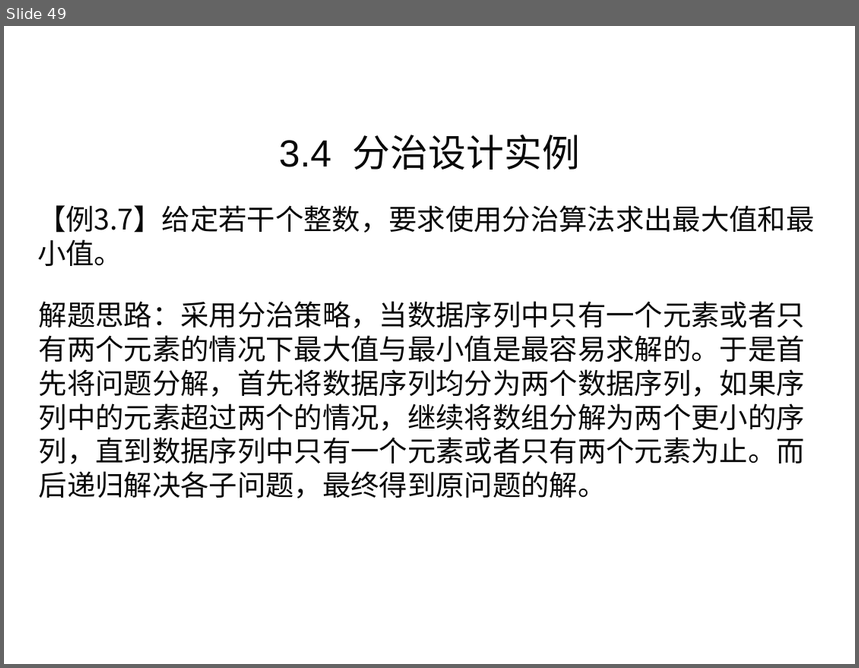
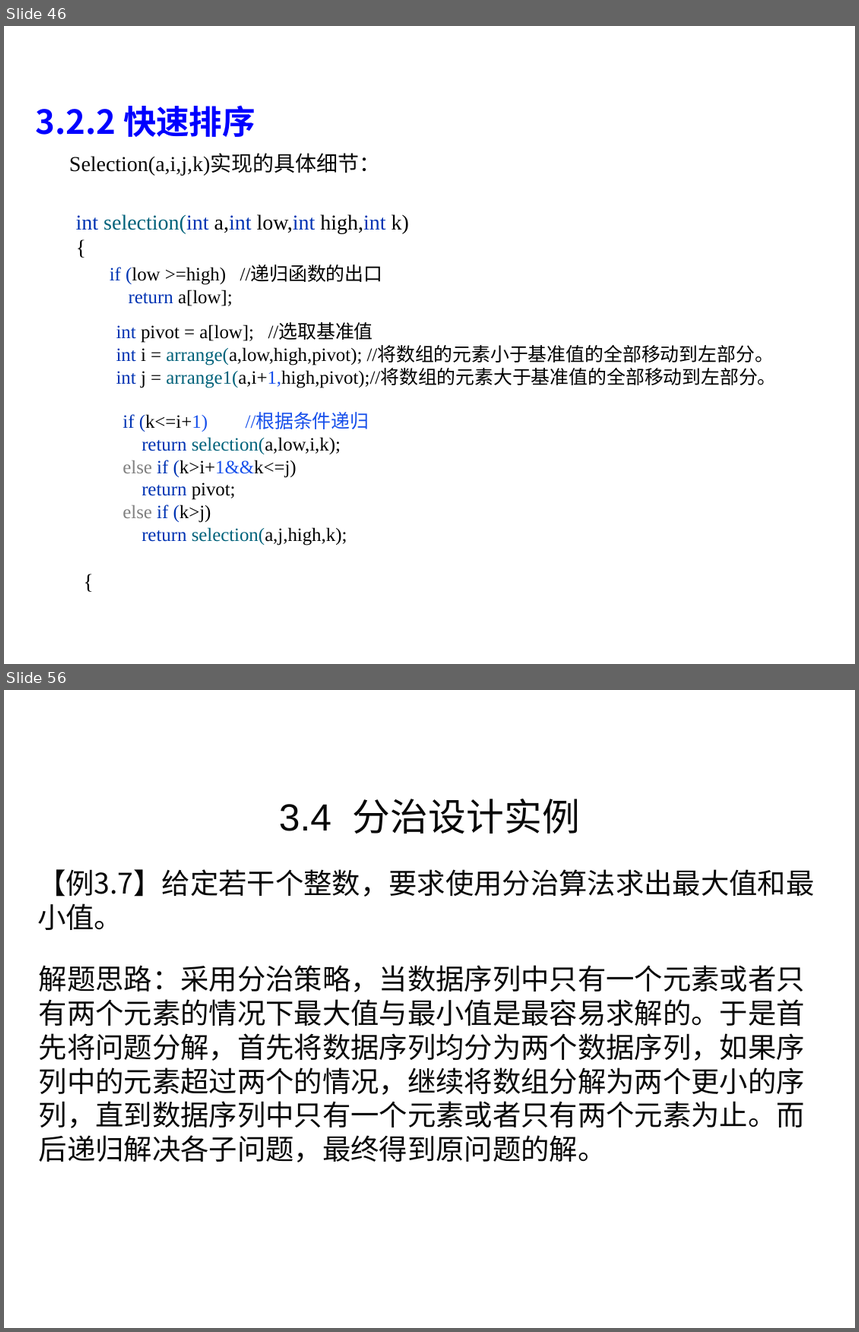
Before and after one commit to liutongling/DP, a slide deck: file/第3章 分治法计.pptx. Shown one above the other, each under a label of ours: slide 49 before the commit, slides 46 and 56 after it; the slides between them are not shown. The pictures are 859x668 and 859x1332 pixels, drawn with LibreOffice and Linux fonts; fonts in the diff are those of the drawing; background and template pictures are left out. Boxes give left, top, right and bottom in pixels: in the first picture for what was removed or moved away, otherwise in the second. Text is boxed around its words. In the diff, an @@ line names an element or a change of style, - is before the commit and + after.

```diff
--- a/file/第3章 分治法计.pptx
+++ b/file/第3章 分治法计.pptx
@@ slide 46 added at (x1=4, y1=26, x2=855, y2=664), background #FFFFFF @@
@@ text added at (x1=36, y1=105, x2=256, y2=137), 28 pt, text #0000FF, bold @@
+3.2.2 快速排序
@@ text added at (x1=69, y1=154, x2=381, y2=175), 18 pt, text #080808 @@
+Selection(a,i,j,k)实现的具体细节：
@@ text added at (x1=76, y1=214, x2=409, y2=233), 18 pt, text #0033B3 @@
+int selection(int a,int low,int high,int k)
+{
@@ text added at (x1=110, y1=266, x2=383, y2=306), 16 pt, text #000000 @@
+if (low >=high) //递归函数的出口
+return a[low];
@@ text added at (x1=116, y1=323, x2=777, y2=389), 16 pt, text #000000 @@
+int pivot = a[low]; //选取基准值
+int i = arrange(a,low,high,pivot); //将数组的元素小于基准值的全部移动到左部分。
+int j = arrange1(a,i+1,high,pivot);//将数组的元素大于基准值的全部移动到左部分。
@@ text added at (x1=123, y1=413, x2=370, y2=546), 16 pt, text #000000 @@
+if (k<=i+1) //根据条件递归
+return selection(a,low,i,k);
+else if (k>i+1&&k<=j)
+return pivot;
+else if (k>j)
+return selection(a,j,high,k);
@@ text added at (x1=75, y1=564, x2=500, y2=598), 18 pt, text #000000 @@
+{
@@ what was slide 49 is now slide 56 @@
```
Also in this commit, not shown: 15 slides changed, 14 other slides added, 8 slides removed, 2 other files.
